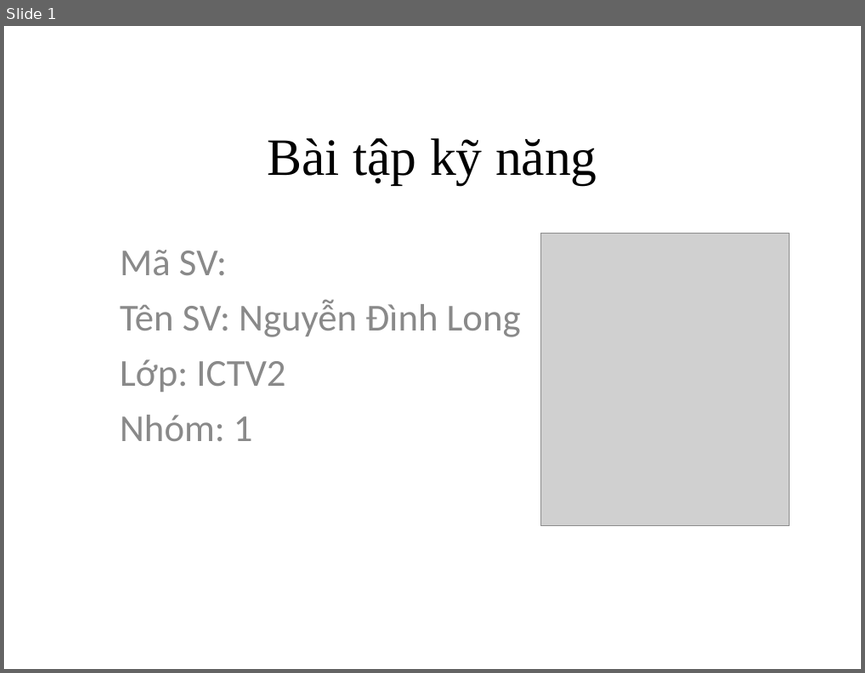
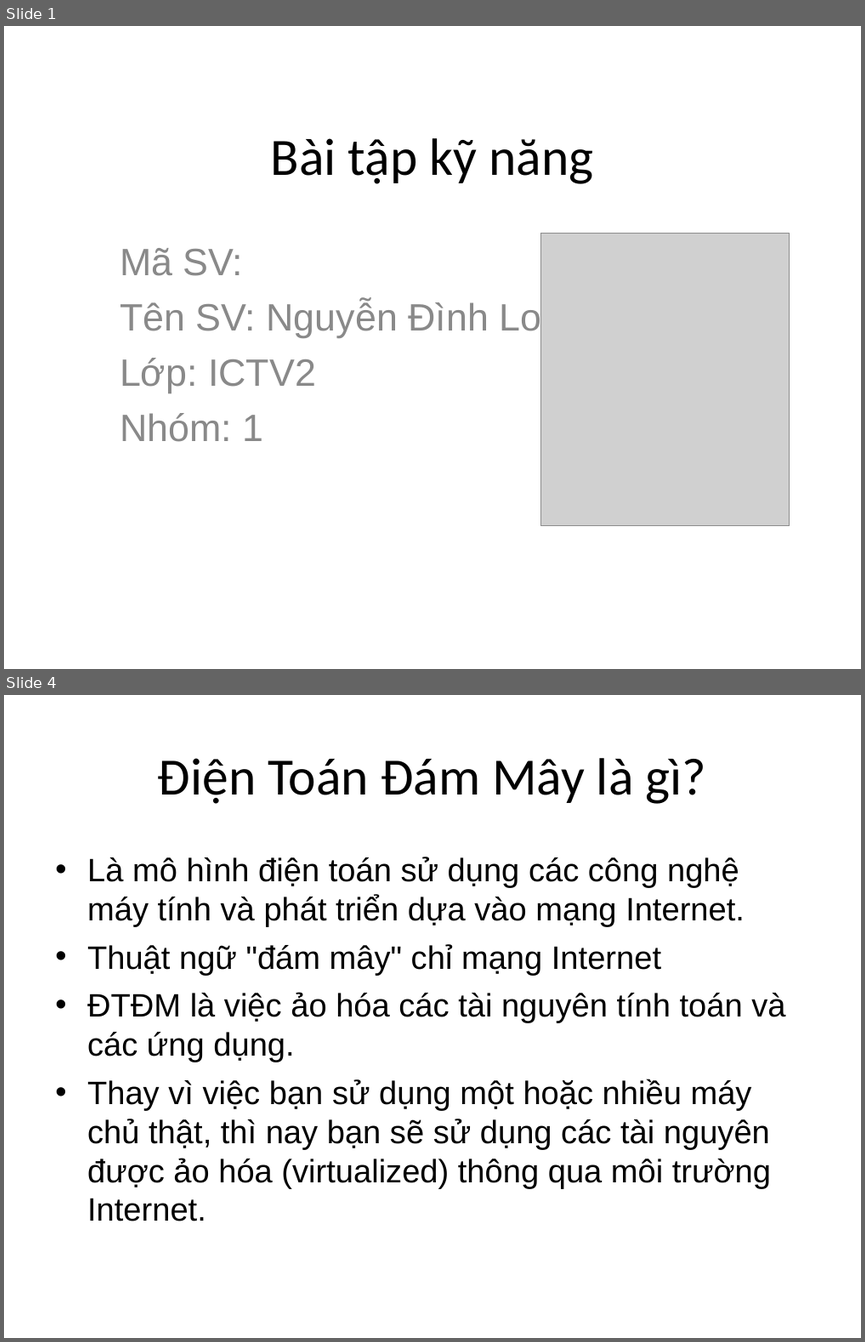
Before and after one commit to ndlongit/longnd-data, a slide deck: Temp/Bai tap ky nang - NDL.ppt. Shown one above the other, each under a label of ours: slide 1 before the commit, slides 1 and 4 after it; the slides between them are not shown. The pictures are 865x673 and 865x1342 pixels, drawn with LibreOffice and Linux fonts; fonts in the diff are those of the drawing; grey boxes stand for pictures. Boxes give left, top, right and bottom in pixels: in the first picture for what was removed or moved away, otherwise in the second. Text is boxed around its words. In the diff, an @@ line names an element or a change of style, - is before the commit and + after.

```diff
--- a/Temp/Bai tap ky nang - NDL.ppt
+++ b/Temp/Bai tap ky nang - NDL.ppt
@@ slide 4 added at (x1=4, y1=695, x2=861, y2=1338), background #FFFFFF @@
@@ title added at (x1=158, y1=758, x2=707, y2=804), 44 pt, text #000000 @@
+Điện Toán Đám Mây là gì?
@@ text added at (x1=87, y1=857, x2=785, y2=1221), 27.2 pt, text #000000 @@
+• Là mô hình điện toán sử dụng các công nghệ máy tính và phát triển dựa vào mạng Internet.
+• Thuật ngữ "đám mây" chỉ mạng Internet
+• ĐTĐM là việc ảo hóa các tài nguyên tính toán và các ứng dụng.
+• Thay vì việc bạn sử dụng một hoặc nhiều máy chủ thật, thì nay bạn sẽ sử dụng các tài nguyên được ảo hóa (virtualized) thông qua môi trường Internet.
@@ slide 1 changed as well @@
@@ title "Bài tập kỹ năng" at (x1=271, y1=138, x2=593, y2=184): font Times New Roman to Calibri @@
@@ subtitle "Mã SV:" at (x1=120, y1=248, x2=584, y2=442): font Calibri to Arial @@
```
Also in this commit, not shown: 1 other slide changed, 3 other slides added, 2 slides removed.
